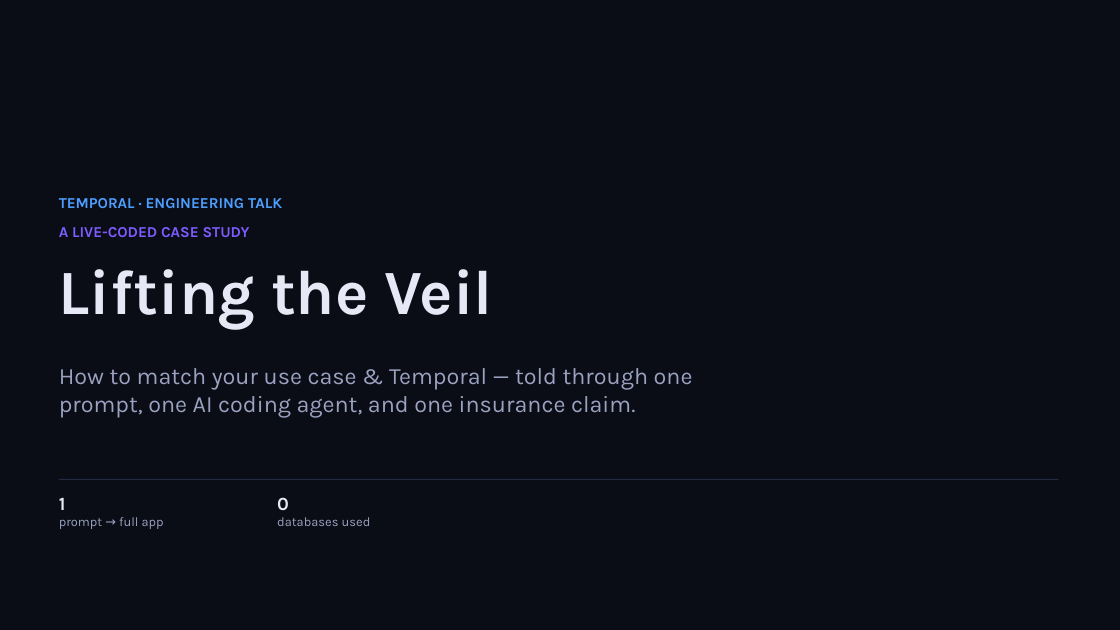
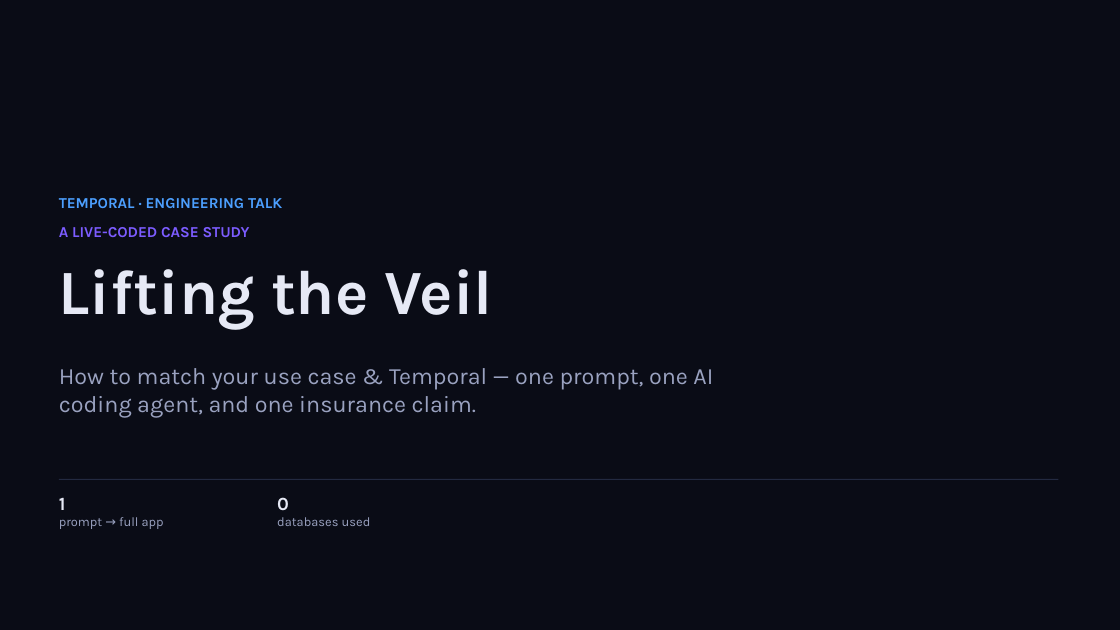
Before and after one commit to simy307/temporal-claims-demo, a slide deck: slide 1 of presentation/Lifting-the-Veil-Temporal-Talk.pptx. Drawn at 1120x630 pixels with LibreOffice and Linux fonts; fonts in the diff are those of the drawing. Boxes give left, top, right and bottom in pixels: in the first picture for what was removed or moved away, otherwise in the second. Text is boxed around its words. In the diff, an @@ line names an element or a change of style, - is before the commit and + after.

```diff
--- a/presentation/Lifting-the-Veil-Temporal-Talk.pptx
+++ b/presentation/Lifting-the-Veil-Temporal-Talk.pptx
@@ text at [59,368,713,417]: text changed @@
-How to match your use case & Temporal — told through one prompt, one AI coding agent, and one insurance claim.
+How to match your use case & Temporal — one prompt, one AI coding agent, and one insurance claim.
```
Also in this commit, not shown: 3 other files.
